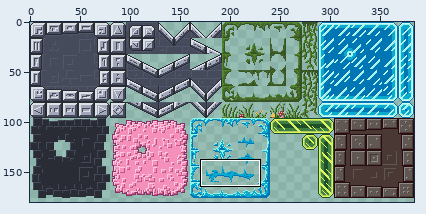
File history of a sprite sheet, Assets/Art/Sprites/TilesetComplete.png. The first picture is a wide view before the edit; the outline marks the close-up.
Close-up. First the earlier version:
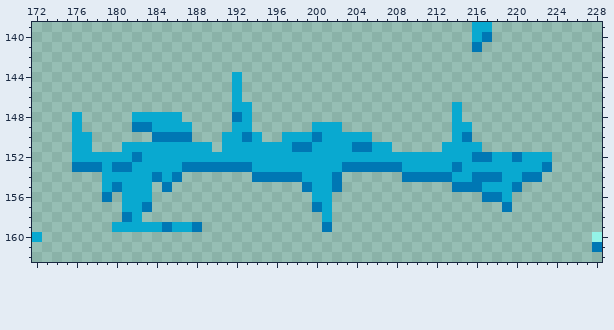
The file is 384x384 pixels. Shown: x 172..228, y 139..162. The wide view leaves out empty margins.
Now the later version:
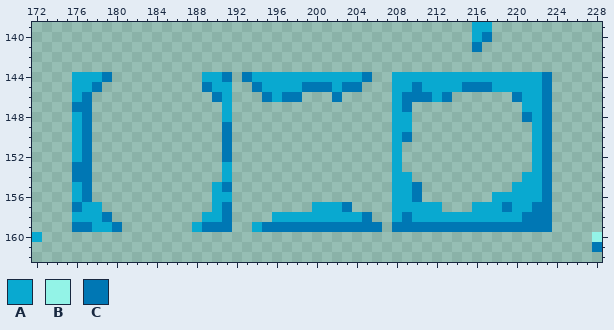
Palette (. is transparent): A #09a9d0  B #93f3e7  C #0077b4
The exact change:
Changed rows in their new state; - is an unchanged pixel.
first column x 176:
144 AAAC---------AAC.CAAAAAAAAAAAC--AAAAAAAAAAAAAAAC
145 AAC----------CAA.-CAAAACCCACC---AACAAAACCCAAAAAC
146 AC------------CA.--CACC---C-----ACCCAC------CAAC
147 CC-------------A..--------------AC----.------AAC
148 -C----.....----A..--------------AA----.------CAC
149 -C----......---C..------...-----AA----..------AC
150 -C------....---C...--.........--AC----..------AC
151 -C---.........-C................A----....-----AC
152 -C.............C................-.............-C
153 --.............A................A.............--
154 CC-........----A--.........-----AA...........AAC
155 AC-.....-.----AC-------....-----AAC---......AAAC
156 AC-.-...------AA--------..------AAC------.A-AAAC
157 CAA--...------AC--------A-AC----AAAAA---AAA-AACC
158 AAAC-..------AAC----AAAAA-AAAC--ACAAAAAAAAAAACCC
159 CCAAC.......ACCC--ACCCCCC-CCCCC-CCCCCCCCCCCCCCCC
Changed places in both close-ups, as pixel boxes (x1, y1, x2, y2):
changed: (72, 72, 552, 232)
